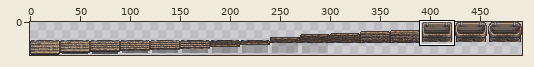
A sprite sheet gets an edit: assets/Animations.png. Above: a wide view before the commit, with the close-up outlined.
Close-up. Before:
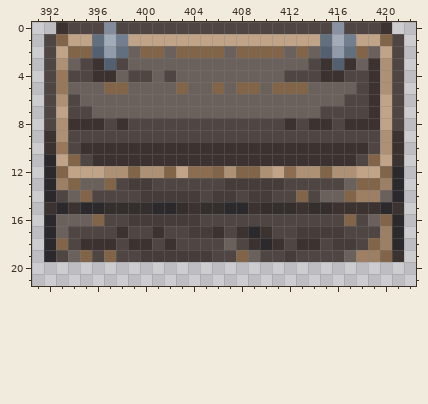
The file is 492x33 pixels. Pixels under 10% opacity are left out. Colours within 5 levels of each other are drawn and written as one. Shown: x 391..422, y 0..21. The commit also changed other parts of the picture, which this record leaves out.
After the commit:
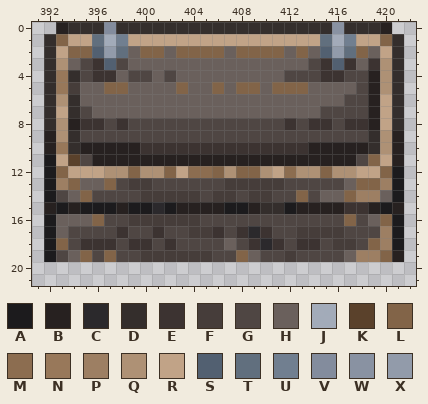
Palette (. is transparent): A #1c1b1d  B #272120  C #2b292c  D #342e2c  E #3c3331  F #463d3a  G #4f4643  H #695f5bfc  J #a2abb9fc  K #5a412b  L #826448  M #8c6d50  N #98785a  P #9d7f63  Q #ae9175  R #c1a387  S #515f70fc  T #606e7dfc  U #717f90  V #838c9d  W #8992a2  X #929baa
Changes in this commit:
@@ x 391..422 @@
- 0 ..EGGGVGGGGGGGGGGGGGGGGGGWGGGE..
- 1 .GLRRTJURRRRRRRRRRRRRRRRTJURRLG.
- 2 .GRLLSXTHLLHLLLLHLLLLHLHSXTLHRG.
- 3 .GQHGESGHHHHHHHHHHHHHHHGESEHEQG.
- 4 .GNGGEEHGGHGHHHHHHHHHGGGEEGGEQG.
- 5 .GNHHHLLHHHHLHHLHLLHLLLHHHHGEQG.
- 6 .GQGHHHHHHHHHHHHHHHHHHHHHHGGERG.
- 7 .GRGGHHHHHHHHHHHHHHHHHHHGGGGERG.
- 8 .GQEEEGEGGGGGGGGGGGGGEGEEGEEERG.
- 9 .EQGGGGGGGGGGGGGGGGGGGGGGGGGGQE.
-10 .ENGEEEEEEEEEEEEEEEEEEEEEEEEGQE.
-11 .CRLGEEEEEEEEEEEEEEEEEEEEEEGLRE.
-12 .CLRRRQQLQQLRMMLQLLQRMQQLQQRRLC.
-13 .CPLHHLGFFGGGGGGFFFFFGGGGGHLLPC.
-14 .CGHLGGGGFFFFFGFFGFFGGLGHHLPPHC.
-15 .ECECCDDDDCCDEDDCCEDDDEDDEEEECE.
-16 .CHHHLGGFFFFFFGGGGGGGGGGGGLGHLC.
-17 .CHGGGGEGGEGGFFEGECEGGFFFFGGGPC.
-18 .CLGEEEGEEGEGGGGHGECEGEEGFFGLPC.
-19 .CGHLGLGGFFFFFFGGLHGGFGGGGHPPLE.
+ 0 ..BDDDVDDDDDDDDDDDDDDDDDDWDDDB..
+ 1 .DLRRTJURRRRRRRRRRRRRRRRTJURRLD.
+ 2 .DRLLSXTHLLHLLLLHLLLLHLHSXTLHRD.
+ 3 .DQHGESGHHHHHHHHHHHHHHHGESEHEQD.
+ 4 .DNDGEEHGGHGHHHHHHHHHGGGEEGGBQD.
+ 5 .DNFHHLLHHHHLHHLHLLHLLLHHHHGBQD.
+ 6 .DQDHHHHHHHHHHHHHHHHHHHHHHGGBRD.
+ 7 .DRDGHHHHHHHHHHHHHHHHHHHGGGGBRD.
+ 8 .DQBEEGEGGGGGGGGGGGGGEGEEGEEBRD.
+ 9 .BQDGGGGGGGGGGGGGGGGGGGGGGGGDQB.
+10 .BNDBBBBBEEEEEEEEEEEEEEBBBBBDQB.
+11 .ARKGBBBBBBBBBBBBBBBBBBBBBBGLRB.
+12 .ALRRRQQLQQLRMMLQLLQRMQQLQQRRLA.
+13 .APLHHLGFFGGGGGGFFFFFGGGGGHLLPA.
+14 .AGHLGGGGFFFFFGFFGFFGGLGHHLPPHA.
+15 .BABAAABAACABBBBAABDDABBBBEEBAB.
+16 .AHHHLGGFFFFFFGGGGGGGGGGGGLGHLA.
+17 .AHGGGGEGGEGGFFEGECEGGFFFFGGGPA.
+18 .ALGEEEGEEGEGGGGHGECEGEEGFFGLPA.
+19 .AGHLGLGGFFFFFFGGLHGGFGGGGHPPLB.
 20 ................................
Where, in picture pixels (left, top, right, bottom), the same in both close-ups:
changed: (44, 22, 404, 262)
